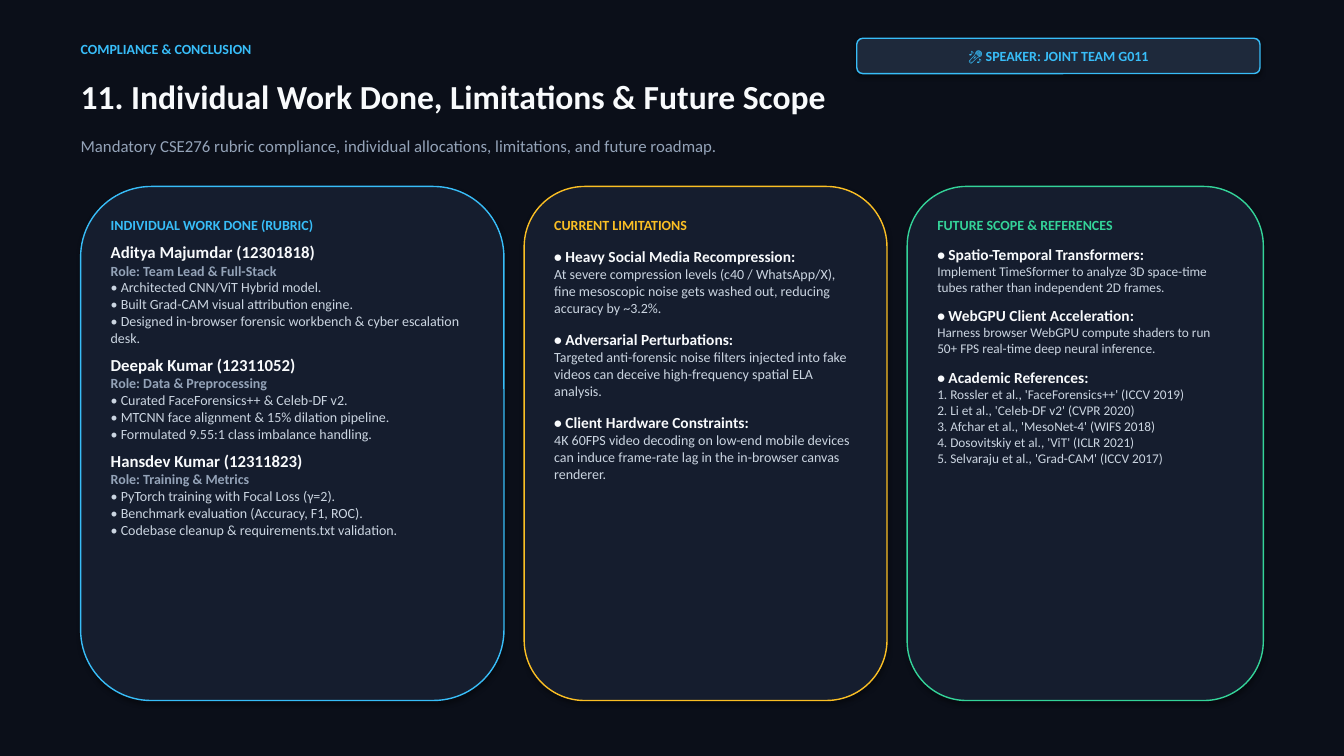
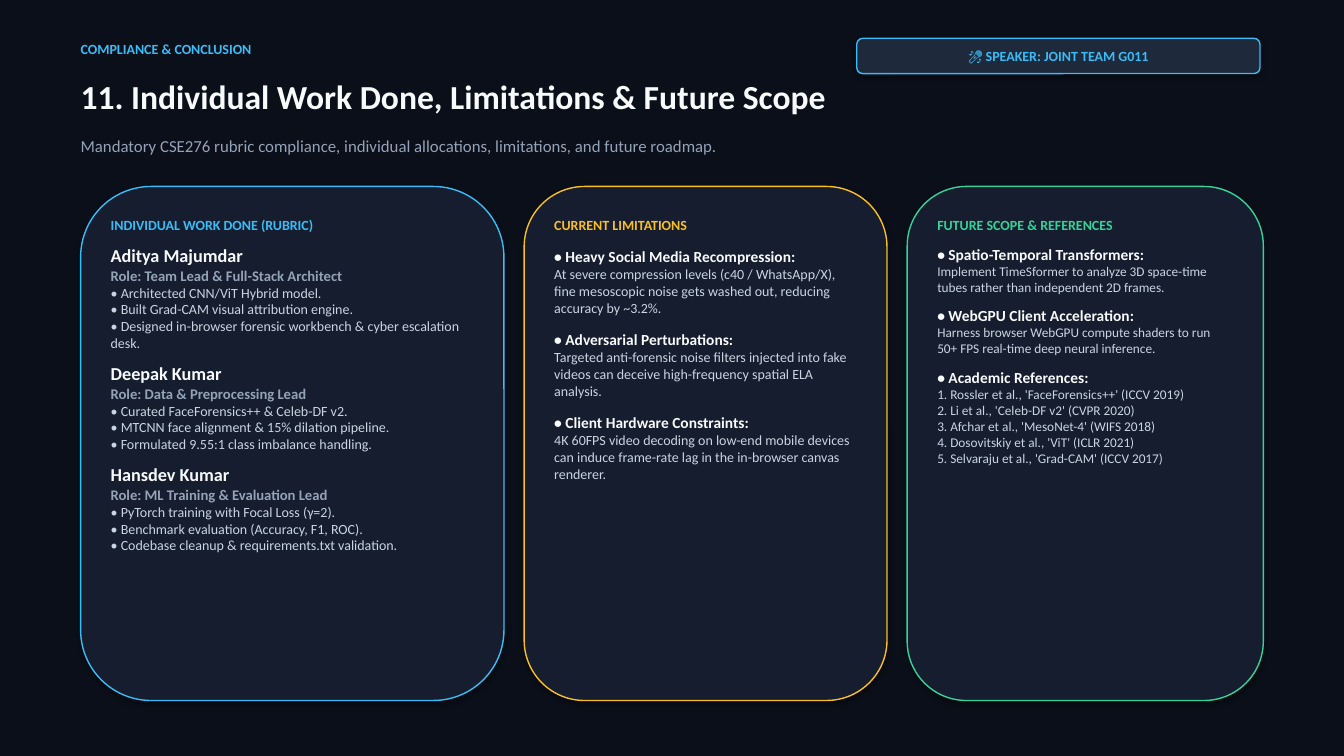
Before and after one commit to Adityaaa347/deepfake-sentinel, a slide deck: slide 12 of CSE276_Deepfake_Detection_G011.pptx. Drawn at 1344x756 pixels with LibreOffice and Linux fonts; fonts in the diff are those of the drawing. Boxes give left, top, right and bottom in pixels: in the first picture for what was removed or moved away, otherwise in the second. Text is boxed around its words. In the diff, an @@ line names an element or a change of style, - is before the commit and + after.

```diff
--- a/CSE276_Deepfake_Detection_G011.pptx
+++ b/CSE276_Deepfake_Detection_G011.pptx
@@ text at <box>111,249,342,281</box>: text changed; size 12 to 10.5 pt; text colour #F8FAFC to #94A3B8 @@
-Aditya Majumdar (12301818)
-Role: Team Lead & Full-Stack
+Aditya Majumdar
+Role: Team Lead & Full-Stack Architect
@@ text at <box>111,367,307,402</box>: text changed; size 10 to 10.5 pt @@
-Deepak Kumar (12311052)
-Role: Data & Preprocessing
+Deepak Kumar
+Role: Data & Preprocessing Lead
@@ text at <box>111,468,328,503</box>: text changed; size 12 to 10.5 pt; text colour #F8FAFC to #94A3B8 @@
-Hansdev Kumar (12311823)
-Role: Training & Metrics
+Hansdev Kumar
+Role: ML Training & Evaluation Lead
```
Also in this commit, not shown: 1 other slide changed, 3 other files.
